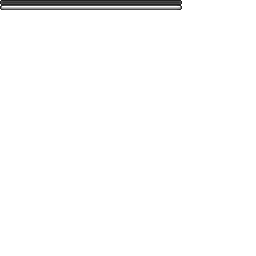
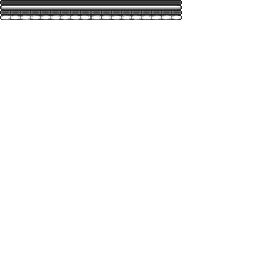
Layered file, before and after one edit (256 x 256). Changes by layer:
showed group "green" (3 layers) over (0, 10, 182, 20)
added layer "pencil" (overlay) in group "green" over (0, 10, 182, 20)
painted on "empty #1" over (0, 10, 182, 15)
painted on "full #1" over (0, 15, 182, 20)
